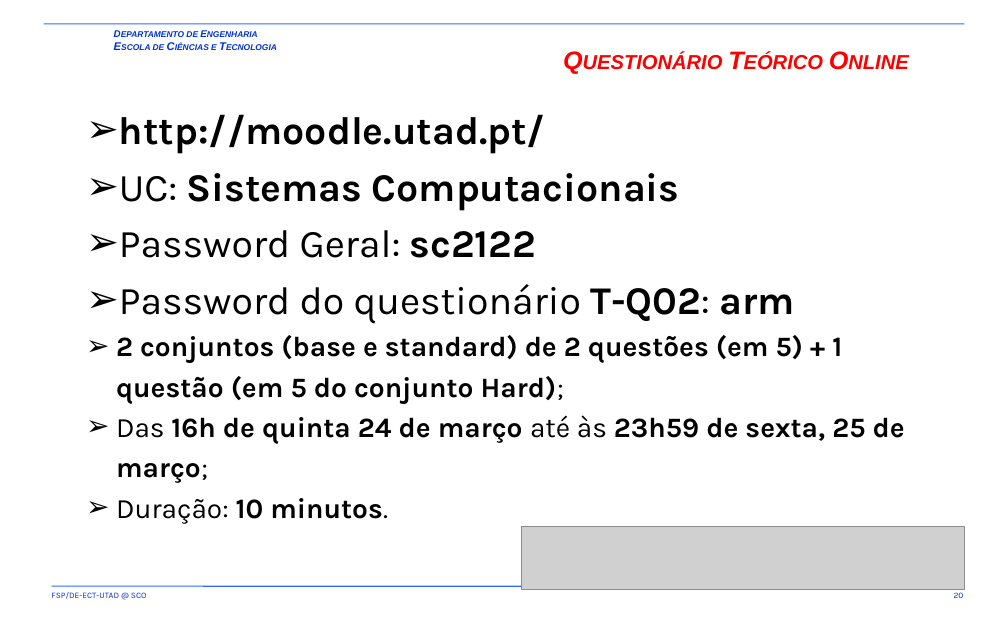
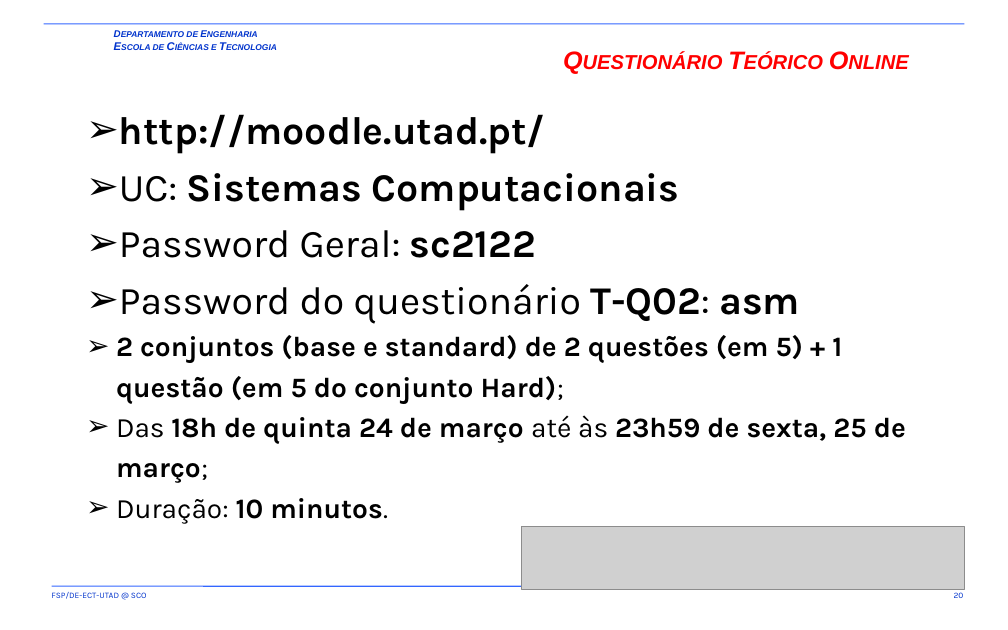
Before and after one commit to fsp864/UTAD-SCO, a slide deck: slide 20 of aulas/t/old/SCO-T1-A03-A04.pptx. Drawn at 1008x630 pixels with LibreOffice and Linux fonts; fonts in the diff are those of the drawing; grey boxes stand for pictures; background and template pictures are left out. Boxes give left, top, right and bottom in pixels: in the first picture for what was removed or moved away, otherwise in the second. Text is boxed around its words. In the diff, an @@ line names an element or a change of style, - is before the commit and + after.

```diff
--- a/aulas/t/old/SCO-T1-A03-A04.pptx
+++ b/aulas/t/old/SCO-T1-A03-A04.pptx
@@ text at (119,284,800,324): text changed @@
-  ➢ Password do questionário T-Q02: arm
+  ➢ Password do questionário T-Q02: asm
@@ text at (116,415,906,483): text changed @@
-  ➢ Das 16h de quinta 24 de março até às 23h59 de sexta, 25 de março;
+  ➢ Das 18h de quinta 24 de março até às 23h59 de sexta, 25 de março;
```
Also in this commit, not shown: 1 other slide changed, 1 other file.
